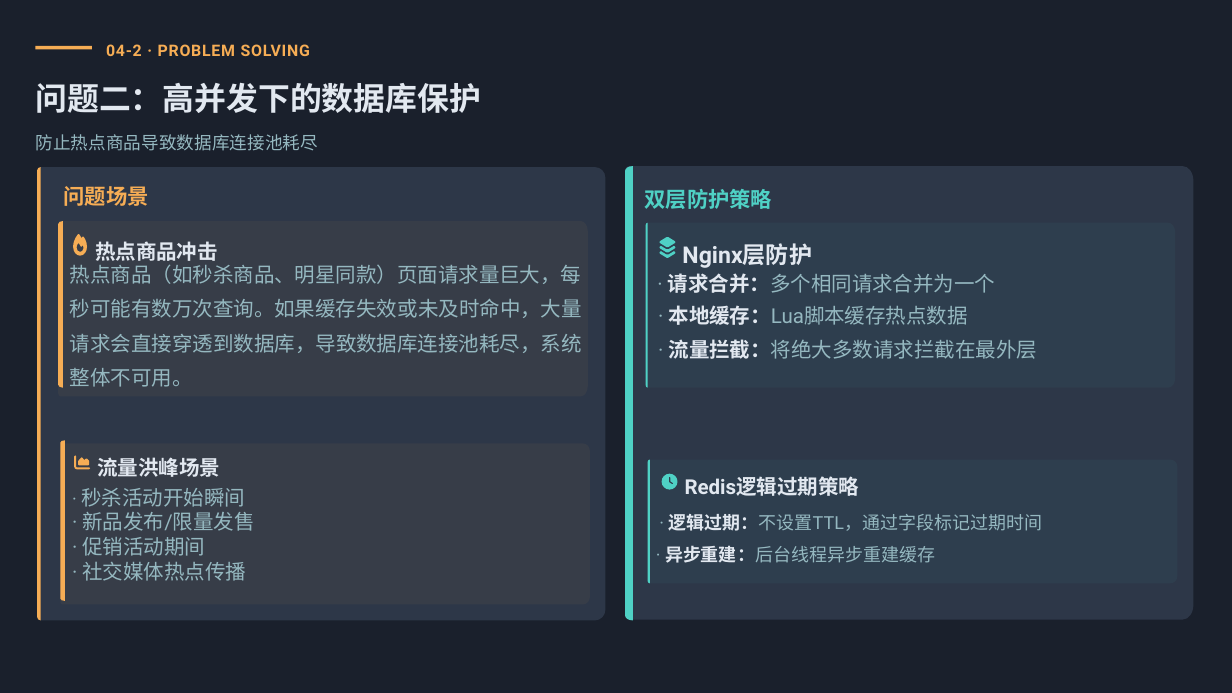
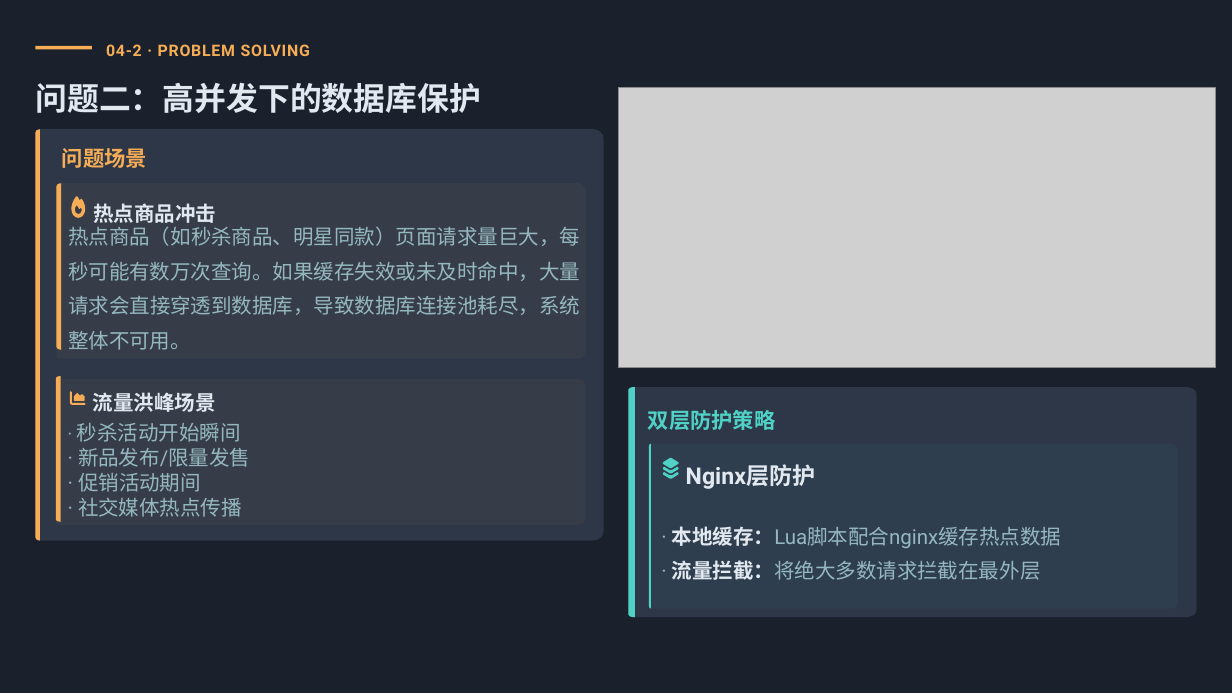
Before and after one commit to ccc212/cloud-mall, a slide deck: slide 14 of doc/答辩.pptx. Drawn at 1232x693 pixels with LibreOffice and Linux fonts; fonts in the diff are those of the drawing; grey boxes stand for pictures. Boxes give left, top, right and bottom in pixels: in the first picture for what was removed or moved away, otherwise in the second. Text is boxed around its words. In the diff, an @@ line names an element or a change of style, - is before the commit and + after.

```diff
--- a/doc/答辩.pptx
+++ b/doc/答辩.pptx
@@ picture added at box(618, 88, 1215, 368) @@
@@ freeform shape: place and size @@
-freeform shape at box(37, 167, 605, 621)
+freeform shape at box(35, 129, 604, 541)
@@ freeform shape: place and size @@
-freeform shape at box(37, 167, 41, 621)
+freeform shape at box(35, 129, 40, 541)
@@ text removed at box(35, 134, 318, 151) @@
-防止热点商品导致数据库连接池耗尽
@@ 3 freeform shapes, 2 texts: place and size @@
-3 freeform shapes, 2 texts at box(58, 186, 588, 396)
+3 freeform shapes, 2 texts at box(56, 148, 586, 359)
@@ text "热点商品（如秒杀商品、明星同款）页面请求量巨大，每秒可能有数万次查询。如果缓存失效或未及时命中，大量请求会直接穿透到数据 ...": place and size @@
-text "热点商品（如秒杀商品、明星同款）页面请求量巨大，每秒可能有数万次查询。如果缓存失效或未及时命中，大量请求会直接穿透到数据 ..." at box(70, 264, 582, 387)
+text "热点商品（如秒杀商品、明星同款）页面请求量巨大，每秒可能有数万次查询。如果缓存失效或未及时命中，大量请求会直接穿透到数据 ..." at box(68, 226, 580, 350)
@@ text removed at box(668, 273, 996, 293) @@
-· 请求合并：多个相同请求合并为一个
@@ freeform shape: place and size @@
-freeform shape at box(60, 444, 590, 604)
+freeform shape at box(56, 379, 586, 525)
@@ freeform shape: place and size @@
-freeform shape at box(60, 441, 65, 602)
+freeform shape at box(56, 376, 61, 522)
@@ freeform shape: place and size @@
-freeform shape at box(626, 166, 1194, 620)
+freeform shape at box(628, 387, 1197, 617)
@@ freeform shape: place and size @@
-freeform shape at box(626, 166, 633, 621)
+freeform shape at box(628, 387, 635, 617)
@@ 5 texts, 1 freeform shape: place and size @@
-5 texts, 1 freeform shape at box(74, 455, 254, 581)
+5 texts, 1 freeform shape at box(70, 390, 250, 517)
@@ freeform shape removed at box(648, 459, 1177, 583) @@
@@ freeform shape removed at box(648, 459, 650, 583) @@
@@ freeform shape removed at box(662, 474, 677, 490) @@
@@ 3 texts, 3 freeform shapes: place and size @@
-3 texts, 3 freeform shapes at box(645, 189, 1176, 388)
+3 texts, 3 freeform shapes at box(648, 410, 1178, 609)
@@ text removed at box(685, 476, 859, 496) @@
-Redis逻辑过期策略
@@ text removed at box(669, 514, 1043, 531) @@
-· 逻辑过期：不设置TTL，通过字段标记过期时间
@@ text at box(672, 526, 1061, 548): text changed @@
-· 本地缓存：Lua脚本缓存热点数据
+· 本地缓存：Lua脚本配合nginx缓存热点数据
@@ text removed at box(665, 545, 935, 563) @@
-· 异步重建：后台线程异步重建缓存
```
Also in this commit, not shown: 4 other slides changed.
